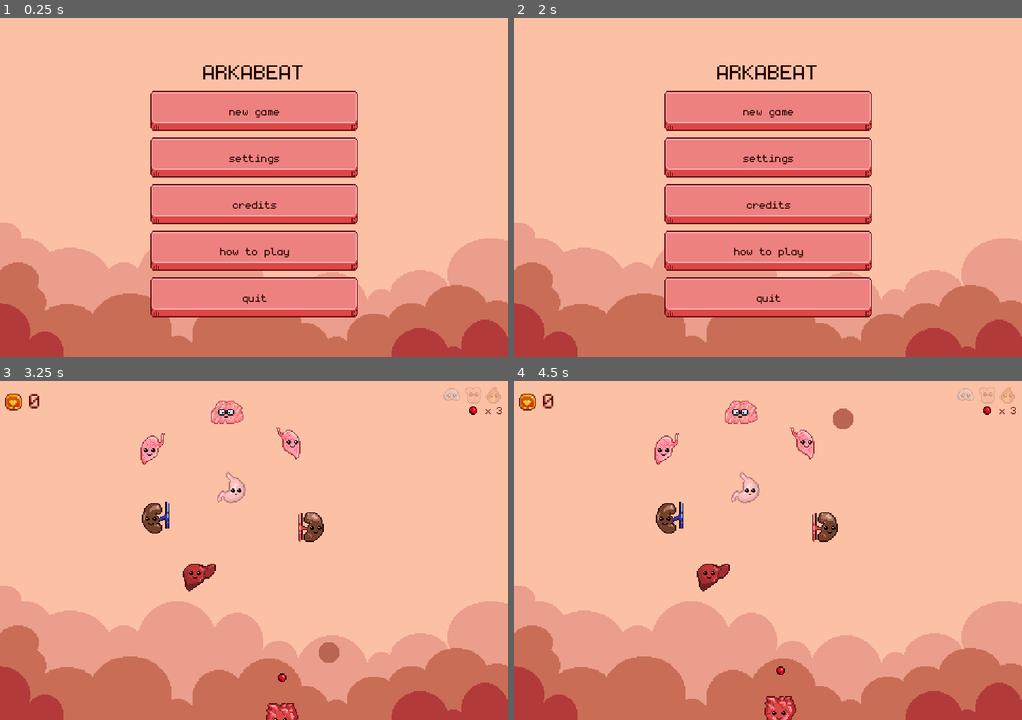
Above: before the commit, frames 1-4 (two rows, left to right).
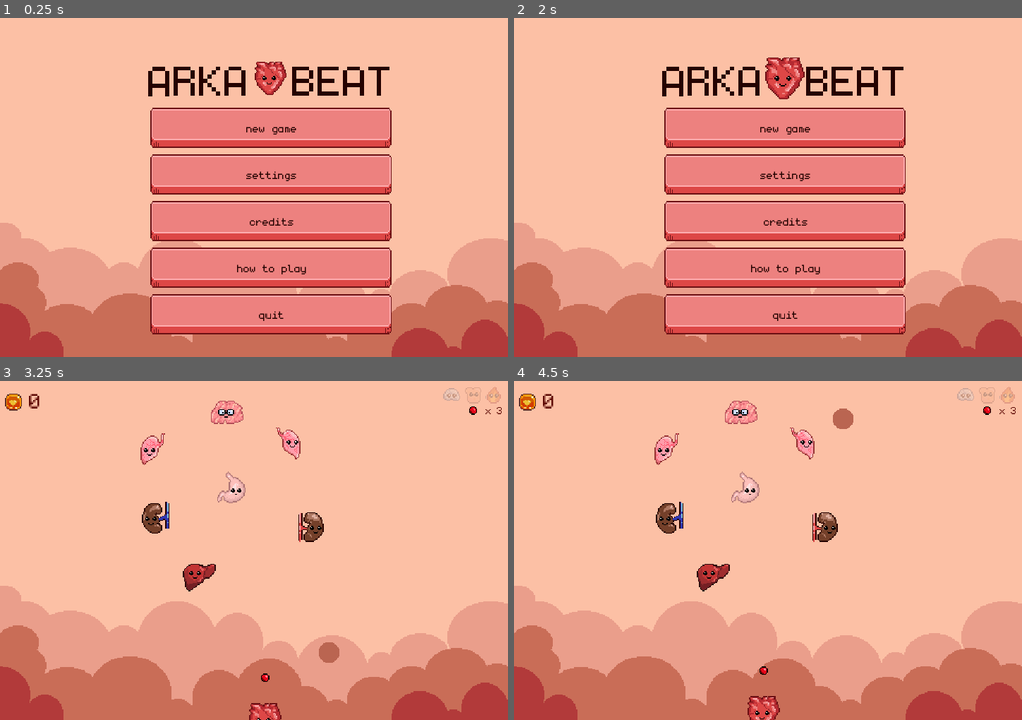
Above: after the commit, the same moments.

Repository: dmitriy-shmilo/arkabeat
Game: Godot game, scene res://screens/title/title.tscn
The game is run twice, just before and just after one commit, with the same random seed, the same clock (stepped at 60 frames per second) and the same inputs. Sound files missing from this copy of the repository are replaced by a short silence.
Inputs (mouse positions are in pixels of both pictures, inside the frame that each line leads up to):
- Up to frame 1 (0.25 s): no input
- Up to frame 2 (2 s): click "credits" at 0.5 s; click "back" at 1.25 s
- Up to frame 3 (3.25 s): click "new game" at 2 s; tap Enter at 2.75 s; move the mouse to (284, 550) at 2.77 s
- Up to frame 4 (4.5 s): move the mouse to (742, 550) at 3.52 s; move the mouse to (778, 543) at 4.27 s

The runs differ from the first frame. In frame 1, 27% of the frame differs, in the area x 29-78%, y 12-94%; in frame 2, 28%, in the area x 29-78%, y 11-94%; in frame 3, 0.5%; in frame 4, 0.7%.
Error in both runs: Trying to assign value of type 'AnimatedSprite' to a variable of type 'Sprite'. (res://bat/bat.gd:6)

Commit message:
Title labels overhaul

Diff:
--- a/screens/credits/credits.tscn
+++ b/screens/credits/credits.tscn
@@ -1,8 +1,18 @@
-[gd_scene load_steps=4 format=2]
+[gd_scene load_steps=8 format=2]
 
 [ext_resource path="res://default_theme.tres" type="Theme" id=1]
 [ext_resource path="res://screens/credits/credits.gd" type="Script" id=2]
 [ext_resource path="res://background.tscn" type="PackedScene" id=3]
+[ext_resource path="res://title_font.tres" type="DynamicFont" id=4]
+[ext_resource path="res://organ/organs.png" type="Texture" id=5]
+
+[sub_resource type="AtlasTexture" id=1]
+atlas = ExtResource( 5 )
+region = Rect2( 0, 128, 32, 32 )
+
+[sub_resource type="AtlasTexture" id=2]
+atlas = ExtResource( 5 )
+region = Rect2( 0, 96, 32, 32 )
 
 [node name="Credits" type="Control"]
 anchor_right = 1.0
@@ -23,16 +33,49 @@
 anchor_right = 0.5
 anchor_bottom = 0.5
 margin_left = -146.0
-margin_top = -98.5
+margin_top = -121.5
 margin_right = 146.0
-margin_bottom = 98.5
+margin_bottom = 121.5
 __meta__ = {
 "_edit_use_anchors_": false
 }
 
+[node name="HBoxContainer" type="HBoxContainer" parent="VBoxContainer"]
+margin_right = 292.0
+margin_bottom = 51.0
+alignment = 1
+
+[node name="TextureRect" type="TextureRect" parent="VBoxContainer/HBoxContainer"]
+anchor_top = 0.117647
+anchor_bottom = 0.117647
+margin_left = 26.0
+margin_top = 9.0
+margin_right = 58.0
+margin_bottom = 41.0
+size_flags_vertical = 4
+texture = SubResource( 1 )
+
+[node name="TitleLabel" type="Label" parent="VBoxContainer/HBoxContainer"]
+margin_left = 62.0
+margin_right = 230.0
+margin_bottom = 51.0
+custom_fonts/font = ExtResource( 4 )
+text = "CREDITS"
+
+[node name="TextureRect2" type="TextureRect" parent="VBoxContainer/HBoxContainer"]
+anchor_top = 0.117647
+anchor_bottom = 0.117647
+margin_left = 234.0
+margin_top = 9.0
+margin_right = 266.0
+margin_bottom = 41.0
+size_flags_vertical = 4
+texture = SubResource( 2 )
+
 [node name="CreditsLabel" type="RichTextLabel" parent="VBoxContainer"]
+margin_top = 55.0
 margin_right = 292.0
-margin_bottom = 148.0
+margin_bottom = 194.0
 size_flags_vertical = 3
 bbcode_enabled = true
 bbcode_text = "art, ui, programming by [url=https://dmitriy-shmilo.itch.io/]Dmitriy Shmilo[/url]
@@ -56,9 +99,9 @@
 
 [node name="BackButton" type="Button" parent="VBoxContainer"]
 margin_left = 96.0
-margin_top = 152.0
+margin_top = 198.0
 margin_right = 196.0
-margin_bottom = 197.0
+margin_bottom = 243.0
 rect_min_size = Vector2( 100, 0 )
 size_flags_horizontal = 4
 text = "back"
--- a/screens/settings/settings.gd
+++ b/screens/settings/settings.gd
@@ -1,6 +1,5 @@
 extends Control
 
-onready var _quit_button = $VBoxContainer/QuitButton
 onready var _sfx_slider = $VBoxContainer/SfxContainer/SfxSlider
 onready var _music_slider = $VBoxContainer/MusicContainer/MusicSlider
 onready var _enable_particles_checkbox = $VBoxContainer/ParticlesCheckbox
--- a/screens/settings/settings.tscn
+++ b/screens/settings/settings.tscn
@@ -1,9 +1,18 @@
-[gd_scene load_steps=5 format=2]
+[gd_scene load_steps=8 format=2]
 
 [ext_resource path="res://default_theme.tres" type="Theme" id=1]
 [ext_resource path="res://screens/settings/settings.gd" type="Script" id=2]
 [ext_resource path="res://title_font.tres" type="DynamicFont" id=3]
 [ext_resource path="res://background.tscn" type="PackedScene" id=4]
+[ext_resource path="res://organ/organs.png" type="Texture" id=5]
+
+[sub_resource type="AtlasTexture" id=2]
+atlas = ExtResource( 5 )
+region = Rect2( 0, 32, 32, 32 )
+
+[sub_resource type="AtlasTexture" id=1]
+atlas = ExtResource( 5 )
+region = Rect2( 0, 64, 32, 32 )
 
 [node name="Settings" type="Control"]
 pause_mode = 2
@@ -40,9 +49,9 @@
 anchor_top = 0.5
 anchor_right = 0.5
 anchor_bottom = 0.5
-margin_left = -100.0
+margin_left = -132.0
 margin_top = -132.5
-margin_right = 100.0
+margin_right = 132.0
 margin_bottom = 132.5
 rect_min_size = Vector2( 200, 100 )
 alignment = 1
@@ -50,67 +59,87 @@
 "_edit_use_anchors_": false
 }
 
-[node name="Title" type="Label" parent="VBoxContainer"]
-margin_top = 43.0
-margin_right = 200.0
-margin_bottom = 69.0
+[node name="HBoxContainer2" type="HBoxContainer" parent="VBoxContainer"]
+margin_top = 31.0
+margin_right = 264.0
+margin_bottom = 82.0
+
+[node name="TextureRect" type="TextureRect" parent="VBoxContainer/HBoxContainer2"]
+margin_top = 9.0
+margin_right = 32.0
+margin_bottom = 41.0
+size_flags_vertical = 4
+texture = SubResource( 2 )
+
+[node name="Title" type="Label" parent="VBoxContainer/HBoxContainer2"]
+margin_left = 36.0
+margin_right = 228.0
+margin_bottom = 51.0
 custom_fonts/font = ExtResource( 3 )
 text = "SETTINGS"
 align = 1
 
+[node name="TextureRect2" type="TextureRect" parent="VBoxContainer/HBoxContainer2"]
+margin_left = 232.0
+margin_top = 9.0
+margin_right = 264.0
+margin_bottom = 41.0
+size_flags_vertical = 4
+texture = SubResource( 1 )
+
 [node name="SfxContainer" type="HBoxContainer" parent="VBoxContainer"]
-margin_top = 73.0
-margin_right = 200.0
-margin_bottom = 86.0
+margin_top = 86.0
+margin_right = 264.0
+margin_bottom = 99.0
 
 [node name="SfxLabel" type="Label" parent="VBoxContainer/SfxContainer"]
-margin_right = 46.0
+margin_right = 110.0
 margin_bottom = 13.0
 size_flags_horizontal = 3
 text = "sfx:"
 
 [node name="SfxSlider" type="HSlider" parent="VBoxContainer/SfxContainer"]
-margin_left = 50.0
-margin_right = 200.0
+margin_left = 114.0
+margin_right = 264.0
 margin_bottom = 9.0
 rect_min_size = Vector2( 150, 0 )
 size_flags_horizontal = 3
 
 [node name="MusicContainer" type="HBoxContainer" parent="VBoxContainer"]
-margin_top = 90.0
-margin_right = 200.0
-margin_bottom = 103.0
+margin_top = 103.0
+margin_right = 264.0
+margin_bottom = 116.0
 
 [node name="MusicLabel" type="Label" parent="VBoxContainer/MusicContainer"]
-margin_right = 46.0
+margin_right = 110.0
 margin_bottom = 13.0
 size_flags_horizontal = 3
 text = "music:"
 
 [node name="MusicSlider" type="HSlider" parent="VBoxContainer/MusicContainer"]
-margin_left = 50.0
-margin_right = 200.0
+margin_left = 114.0
+margin_right = 264.0
 margin_bottom = 9.0
 rect_min_size = Vector2( 150, 0 )
 size_flags_horizontal = 3
 
 [node name="ParticlesCheckbox" type="CheckBox" parent="VBoxContainer"]
-margin_top = 107.0
-margin_right = 200.0
-margin_bottom = 123.0
+margin_top = 120.0
+margin_right = 264.0
+margin_bottom = 136.0
 pressed = true
 text = "enable particles"
 
 [node name="FullscreenButton" type="Button" parent="VBoxContainer"]
-margin_top = 127.0
-margin_right = 200.0
-margin_bottom = 172.0
+margin_top = 140.0
+margin_right = 264.0
+margin_bottom = 185.0
 text = "toggle fullscreen"
 
 [node name="HBoxContainer" type="HBoxContainer" parent="VBoxContainer"]
-margin_top = 176.0
-margin_right = 200.0
-margin_bottom = 221.0
+margin_top = 189.0
+margin_right = 264.0
+margin_bottom = 234.0
 
 [node name="QuitButton" type="Button" parent="VBoxContainer/HBoxContainer"]
 margin_right = 44.4022
@@ -119,7 +148,7 @@
 
 [node name="BackButton" type="Button" parent="VBoxContainer/HBoxContainer"]
 margin_left = 48.0
-margin_right = 200.0
+margin_right = 264.0
 margin_bottom = 45.0
 size_flags_horizontal = 3
 text = "back"
--- a/screens/title/title.gd
+++ b/screens/title/title.gd
@@ -4,9 +4,18 @@
 
 onready var _quit_button = $VBoxContainer/QuitButton
 onready var _settings = $Settings
+onready var _heart_tween: Tween = $VBoxContainer/HeartTween
+onready var _heart_icon: TextureRect = $VBoxContainer/HBoxContainer/HeartIcon
 
 func _ready():
 	_quit_button.visible = not OS.has_feature("HTML5")
+	_heart_tween.interpolate_property(_heart_icon, "rect_scale", Vector2(1.0, 1.0), \
+			Vector2(0.8, 0.8), .1, Tween.TRANS_LINEAR, Tween.EASE_IN_OUT, 0.5)
+	_heart_tween.interpolate_property(_heart_icon, "rect_scale", Vector2(1.0, 1.0), \
+		Vector2(1.3, 1.3), .1, Tween.TRANS_LINEAR, Tween.EASE_IN_OUT, 0.6)
+	_heart_tween.interpolate_property(_heart_icon, "rect_scale", Vector2(1.3, 1.3), \
+			Vector2(1.0, 1.0), .1, Tween.TRANS_LINEAR, Tween.EASE_IN_OUT, 0.7)
+	_heart_tween.start()
 
 
 func _on_NewGameButton_pressed():
--- a/screens/title/title.tscn
+++ b/screens/title/title.tscn
@@ -1,10 +1,15 @@
-[gd_scene load_steps=6 format=2]
+[gd_scene load_steps=8 format=2]
 
 [ext_resource path="res://default_theme.tres" type="Theme" id=1]
 [ext_resource path="res://screens/title/title.gd" type="Script" id=2]
 [ext_resource path="res://screens/settings/settings.tscn" type="PackedScene" id=3]
 [ext_resource path="res://title_font.tres" type="DynamicFont" id=4]
 [ext_resource path="res://background.tscn" type="PackedScene" id=5]
+[ext_resource path="res://organ/organs.png" type="Texture" id=6]
+
+[sub_resource type="AtlasTexture" id=1]
+atlas = ExtResource( 6 )
+region = Rect2( 0, 0, 32, 32 )
 
 [node name="Control" type="Control"]
 anchor_right = 1.0
@@ -34,53 +39,76 @@
 anchor_right = 0.5
 anchor_bottom = 0.5
 margin_left = -100.0
-margin_top = -125.5
+margin_top = -128.5
 margin_right = 100.0
-margin_bottom = 125.5
+margin_bottom = 128.5
 rect_min_size = Vector2( 200, 100 )
 custom_constants/separation = 0
 __meta__ = {
 "_edit_use_anchors_": false
 }
 
-[node name="TitleLabel" type="Label" parent="VBoxContainer"]
-margin_right = 200.0
-margin_bottom = 26.0
-size_flags_horizontal = 3
-size_flags_vertical = 6
+[node name="HBoxContainer" type="HBoxContainer" parent="VBoxContainer"]
+margin_right = 232.0
+margin_bottom = 51.0
+alignment = 1
+
+[node name="TitleLabelLeft" type="Label" parent="VBoxContainer/HBoxContainer"]
+margin_right = 96.0
+margin_bottom = 51.0
 custom_fonts/font = ExtResource( 4 )
-text = "ARKABEAT"
-align = 1
+text = "ARKA"
+
+[node name="HeartIcon" type="TextureRect" parent="VBoxContainer/HBoxContainer"]
+margin_left = 100.0
+margin_top = 9.0
+margin_right = 132.0
+margin_bottom = 41.0
+rect_pivot_offset = Vector2( 16, 16 )
+size_flags_horizontal = 4
+size_flags_vertical = 4
+texture = SubResource( 1 )
+
+[node name="TitleLabelRight" type="Label" parent="VBoxContainer/HBoxContainer"]
+margin_left = 136.0
+margin_right = 232.0
+margin_bottom = 51.0
+custom_fonts/font = ExtResource( 4 )
+text = "BEAT"
 
 [node name="NewGameButton" type="Button" parent="VBoxContainer"]
-margin_top = 26.0
-margin_right = 200.0
-margin_bottom = 71.0
+margin_top = 51.0
+margin_right = 232.0
+margin_bottom = 96.0
 text = "new game"
 
 [node name="SettingsButton" type="Button" parent="VBoxContainer"]
-margin_top = 71.0
-margin_right = 200.0
-margin_bottom = 116.0
+margin_top = 96.0
+margin_right = 232.0
+margin_bottom = 141.0
 text = "settings"
 
 [node name="CreditsButton" type="Button" parent="VBoxContainer"]
-margin_top = 116.0
-margin_right = 200.0
-margin_bottom = 161.0
+margin_top = 141.0
+margin_right = 232.0
+margin_bottom = 186.0
 text = "credits"
 
 [node name="HowToPlay" type="Button" parent="VBoxContainer"]
-margin_top = 161.0
-margin_right = 200.0
-margin_bottom = 206.0
+margin_top = 186.0
+margin_right = 232.0
+margin_bottom = 231.0
 text = "how to play"
 
 [node name="QuitButton" type="Button" parent="VBoxContainer"]
-margin_top = 206.0
-margin_right = 200.0
-margin_bottom = 251.0
+margin_top = 231.0
+margin_right = 232.0
+margin_bottom = 276.0
 text = "quit"
+
+[node name="HeartTween" type="Tween" parent="VBoxContainer"]
+repeat = true
+playback/repeat = true
 
 [node name="Settings" parent="." instance=ExtResource( 3 )]
 visible = false
--- a/title_font.tres
+++ b/title_font.tres
@@ -4,5 +4,5 @@
 font_path = "res://monogram.ttf"
 
 [resource]
-size = 32
+size = 64
 font_data = SubResource( 1 )
